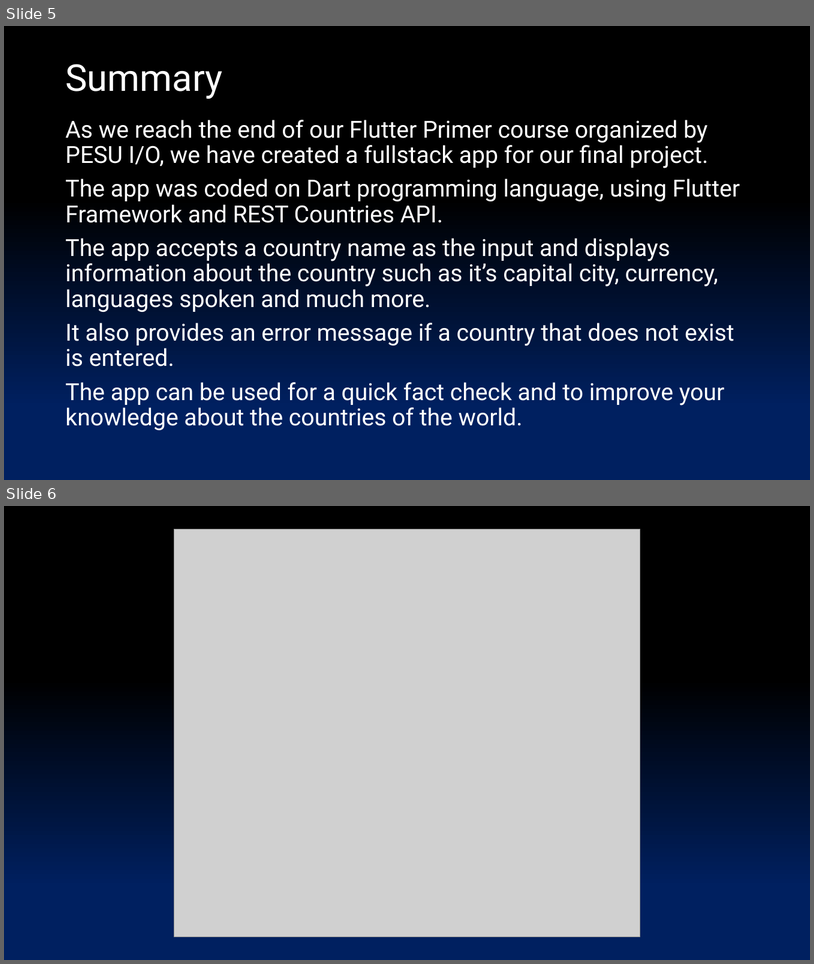
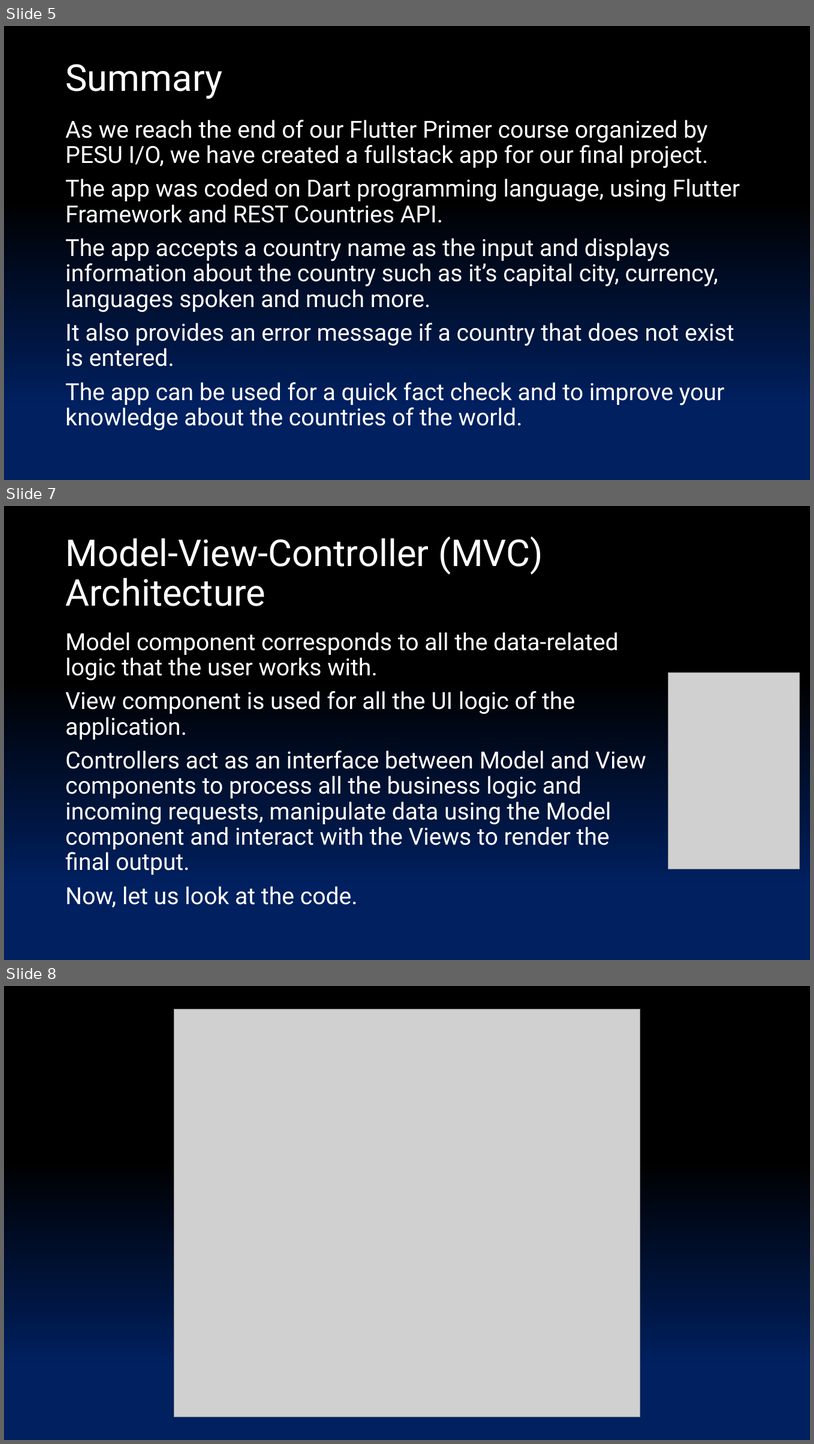
Before and after one commit to tejasharish1234/Flutter_Final_Project, a slide deck: Presentation.pptx. Shown one above the other, each under a label of ours: slides 5 and 6 before the commit, slides 5, 7 and 8 after it; the slides between them are not shown. The pictures are 814x964 and 814x1444 pixels, drawn with LibreOffice and Linux fonts; fonts in the diff are those of the drawing; grey boxes stand for pictures. Boxes give left, top, right and bottom in pixels: in the first picture for what was removed or moved away, otherwise in the second. Text is boxed around its words. In the diff, an @@ line names an element or a change of style, - is before the commit and + after.

```diff
--- a/Presentation.pptx
+++ b/Presentation.pptx
@@ slide 7 added at (x1=4, y1=506, x2=810, y2=960), background gradient #002060 to #000000 @@
@@ title added at (x1=65, y1=537, x2=543, y2=606), 44 pt, text #FFFFFF @@
+Model-View-Controller (MVC) Architecture
@@ text added at (x1=65, y1=632, x2=647, y2=907), 28 pt, text #FFFFFF @@
+Model component corresponds to all the data-related logic that the user works with.
+View component is used for all the UI logic of the application.
+Controllers act as an interface between Model and View components to process all the business logic and incoming requests, manipulate data using the Model component and interact with the Views to render the final output.
+Now, let us look at the code.
@@ picture added at (x1=669, y1=672, x2=800, y2=869) @@
@@ what was slide 6 is now slide 8 @@
```
Also in this commit, not shown: 14 other slides added, 1 slide removed, 4 other files.
